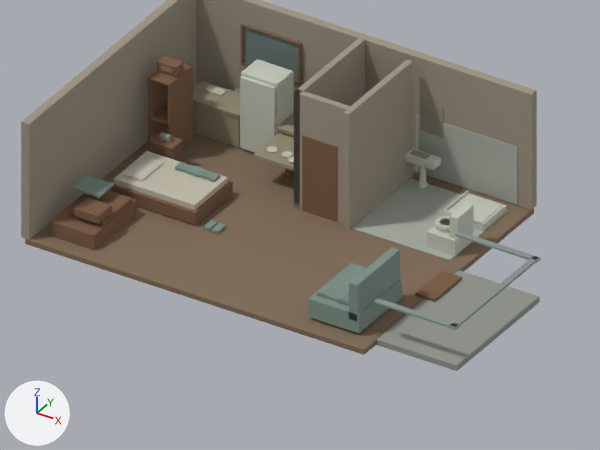
The Blender file ArtSource/Home/Interior/HomeInterior3D.blend, before and after one commit.
One viewpoint serves both versions: the file's camera 'AuthoringCamera'. Arrows for +X, +Y and +Z are at lower left; the lights stay in place. The picture after the commit comes second.
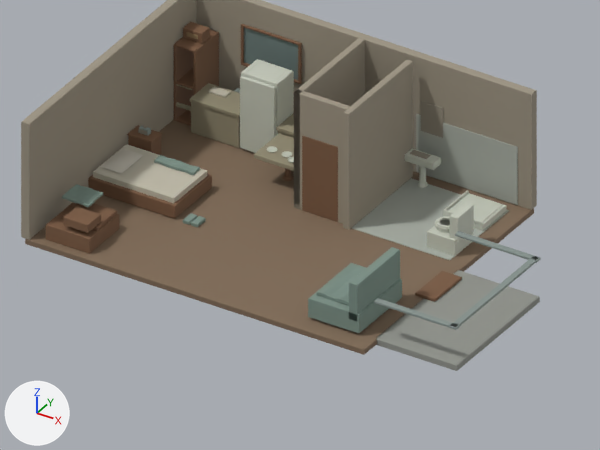
Where the newer file only moved an object's origin or applied its transform, the numbers keep the older frame.

Changed parts and their boxes [x1, y1, x2, y2] in the pictures (600 x 450 px):
'VIEW_Home Battered Cabinet', moved: before [148, 63, 193, 151]; after [174, 29, 219, 126]
'VIEW_Home Bed Mattress', moved: before [114, 151, 228, 210]; after [93, 144, 207, 203]
'VIEW_Home Bed Frame', moved: before [109, 181, 233, 225]; after [88, 174, 212, 219]
'VIEW_Home Camera Corner Junk Base', moved: before [50, 193, 137, 250]; after [46, 203, 119, 254]
'VIEW_Home Pillow', moved: before [121, 155, 164, 180]; after [101, 148, 143, 174]
'VIEW_Home Camera Corner Suitcase', moved: before [74, 197, 112, 224]; after [64, 207, 101, 233]
'VIEW_Home Camera Corner Old Coat', moved: before [72, 175, 114, 198]; after [62, 184, 103, 207]
'VIEW_Home Camera Corner Broken Wardrobe Door', moved: before [69, 190, 132, 225]; after [62, 203, 117, 231]
'VIEW_Home Old Radio', moved: before [157, 55, 184, 77]; after [183, 22, 210, 44]
'VIEW_Home Alarm Clock Nightstand', moved: before [149, 142, 182, 162]; after [128, 136, 161, 155]
'VIEW_Home Bed Crooked Blanket', moved: before [175, 162, 220, 182]; after [154, 155, 200, 175]
'VIEW_Home Alarm Clock Nightstand Top', moved: before [148, 132, 183, 150]; after [127, 125, 162, 143]
'VIEW_Home Paired Slipper 1', moved: before [211, 223, 226, 234]; after [191, 216, 206, 227]
'VIEW_Home Paired Slipper 0', moved: before [203, 220, 218, 232]; after [183, 213, 197, 225]
'VIEW_Alarm Clock Body', moved: before [159, 132, 172, 142]; after [139, 125, 151, 136]
'VIEW_Home Radio Dial', moved: before [161, 66, 172, 73]; after [187, 32, 198, 39]

What changed in the scene script:
```text
Change ob_view_home_bed_frame:
    ob_view_home_bed_frame.location: (-2.98, -0.38, 0.22) -> (-3.58, -0.38, 0.22)
Change ob_view_home_bed_crooked_blanket:
    ob_view_home_bed_crooked_blanket.location: (-2.52, 0.17, 0.6) -> (-3.13, 0.17, 0.6)
Change ob_view_home_battered_cabinet:
    ob_view_home_battered_cabinet.location: (-4.22, 1.6, 1.12) -> (-4.54, 3.31, 1.12)
Change ob_view_home_camera_corner_junk_base:
    ob_view_home_camera_corner_junk_base.location: (-3.9, -2.55, 0.22) -> (-3.9, -3.06, 0.22)
Change ob_view_home_camera_corner_broken_wardrobe_door:
    ob_view_home_camera_corner_broken_wardrobe_door.location: (-3.8, -2.37, 0.5) -> (-3.8, -2.88, 0.5)
Change ob_view_home_camera_corner_suitcase:
    ob_view_home_camera_corner_suitcase.location: (-3.68, -2.91, 0.69) -> (-3.68, -3.42, 0.69)
Change ob_view_home_camera_corner_old_coat:
    ob_view_home_camera_corner_old_coat.location: (-4.14, -2.17, 0.86) -> (-4.14, -2.68, 0.86)
Change ob_view_home_alarm_clock_nightstand:
    ob_view_home_alarm_clock_nightstand.location: (-3.87, 0.8, 0.36) -> (-4.48, 0.8, 0.36)
Change ob_view_home_alarm_clock_nightstand_top:
    ob_view_home_alarm_clock_nightstand_top.location: (-3.87, 0.8, 0.74) -> (-4.48, 0.8, 0.74)
Change ob_view_alarm_clock_body:
    ob_view_alarm_clock_body.location: (-3.87, 0.8, 0.85) -> (-4.48, 0.8, 0.85)
Change ob_view_alarm_clock_snooze:
    ob_view_alarm_clock_snooze.location: (-3.87, 0.81, 0.94) -> (-4.48, 0.81, 0.94)
Change ob_view_home_bed_mattress:
    ob_view_home_bed_mattress.location: (-2.98, -0.38, 0.47) -> (-3.58, -0.38, 0.47)
Change ob_view_home_pillow:
    ob_view_home_pillow.location: (-3.8, -0.38, 0.6) -> (-4.41, -0.38, 0.6)
Change ob_view_home_old_radio:
    ob_view_home_old_radio.location: (-4.22, 1.6, 2.4) -> (-4.54, 3.31, 2.4)
Change ob_view_home_radio_dial:
    ob_view_home_radio_dial.location: (-4.22, 1.41, 2.41) -> (-4.54, 3.12, 2.41)
Change ob_view_home_paired_slipper_0:
    ob_view_home_paired_slipper_0.location: (-1.36, -1.08, 0.05) -> (-1.97, -1.08, 0.05)
Change ob_view_home_paired_slipper_1:
    ob_view_home_paired_slipper_1.location: (-1.12, -1.08, 0.05) -> (-1.73, -1.08, 0.05)
```
